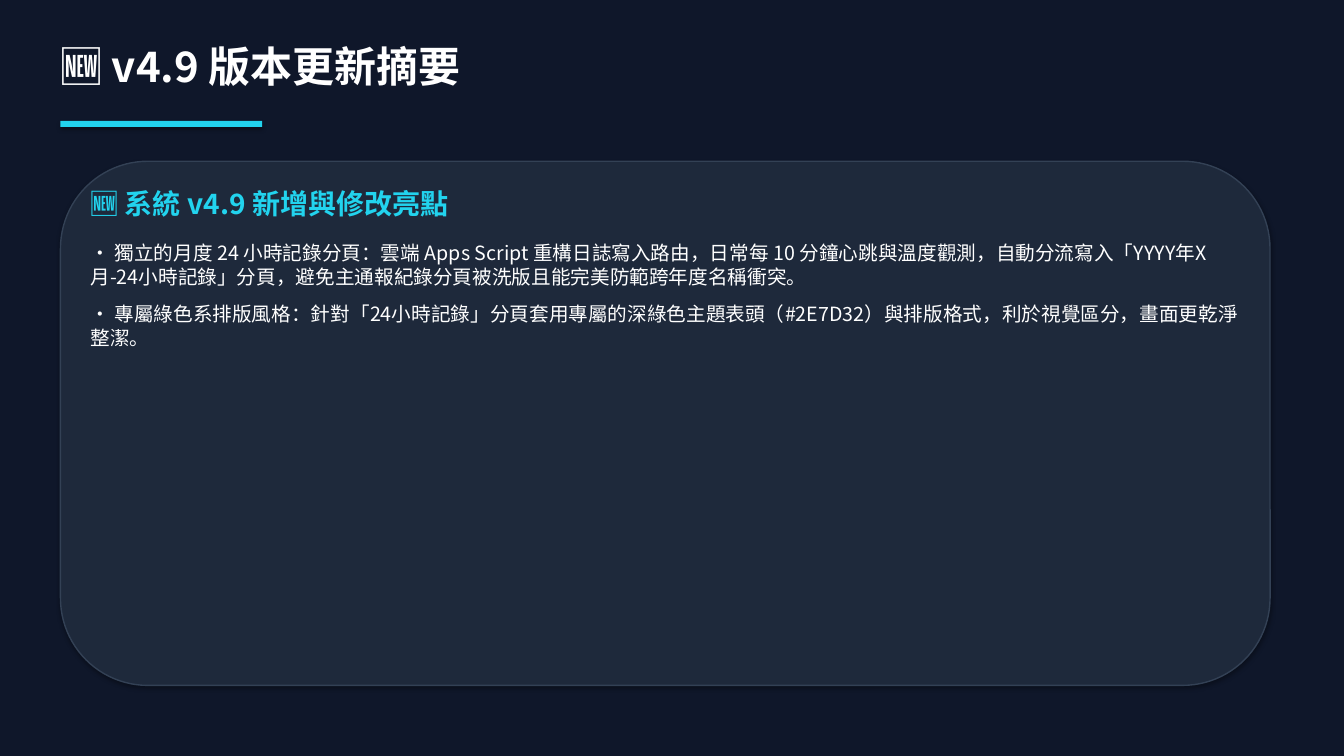
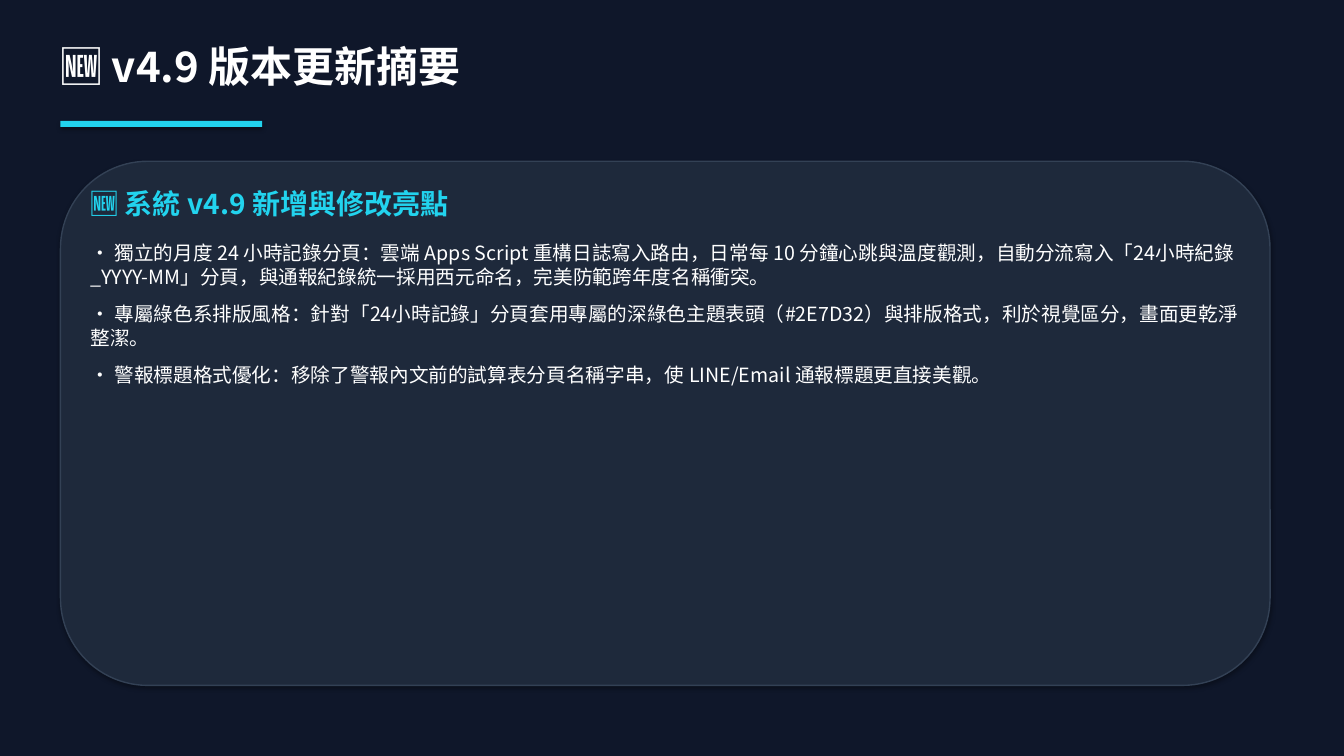
Before and after one commit to shihwei0809/google-agent, a slide deck: slide 14 of 溫度通報/溫度通報系統操作說明.pptx. Drawn at 1344x756 pixels with LibreOffice and Linux fonts; fonts in the diff are those of the drawing. Boxes give left, top, right and bottom in pixels: in the first picture for what was removed or moved away, otherwise in the second. Text is boxed around its words. In the diff, an @@ line names an element or a change of style, - is before the commit and + after.

Commit message:
fix: rename 24-hour log sheetName to 24小時紀錄_YYYY-MM format and remove sheet.getName prefix in notifications

```diff
--- a/溫度通報/溫度通報系統操作說明.pptx
+++ b/溫度通報/溫度通報系統操作說明.pptx
@@ text at [91,243,1234,287]: text changed @@
-• 獨立的月度 24 小時記錄分頁：雲端 Apps Script 重構日誌寫入路由，日常每 10 分鐘心跳與溫度觀測，自動分流寫入「YYYY年X月-24小時記錄」分頁，避免主通報紀錄分頁被洗版且能完美防範跨年度名稱衝突。
+• 獨立的月度 24 小時記錄分頁：雲端 Apps Script 重構日誌寫入路由，日常每 10 分鐘心跳與溫度觀測，自動分流寫入「24小時紀錄_YYYY-MM」分頁，與通報紀錄統一採用西元命名，完美防範跨年度名稱衝突。
@@ text at [115,365,991,386]: paragraph added @@
+• 警報標題格式優化：移除了警報內文前的試算表分頁名稱字串，使 LINE/Email 通報標題更直接美觀。
```
Also in this commit, not shown: 5 other files.
